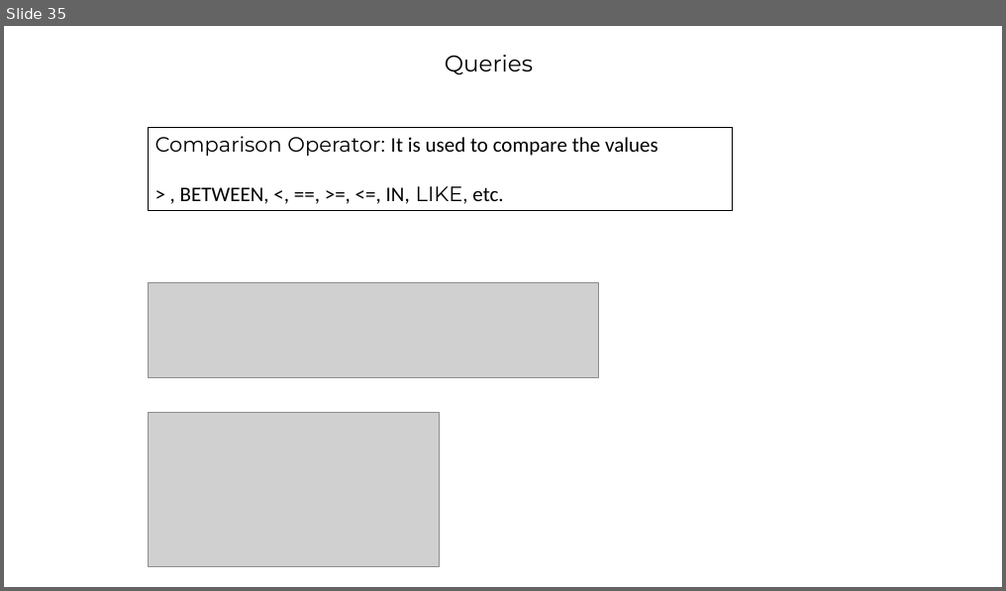
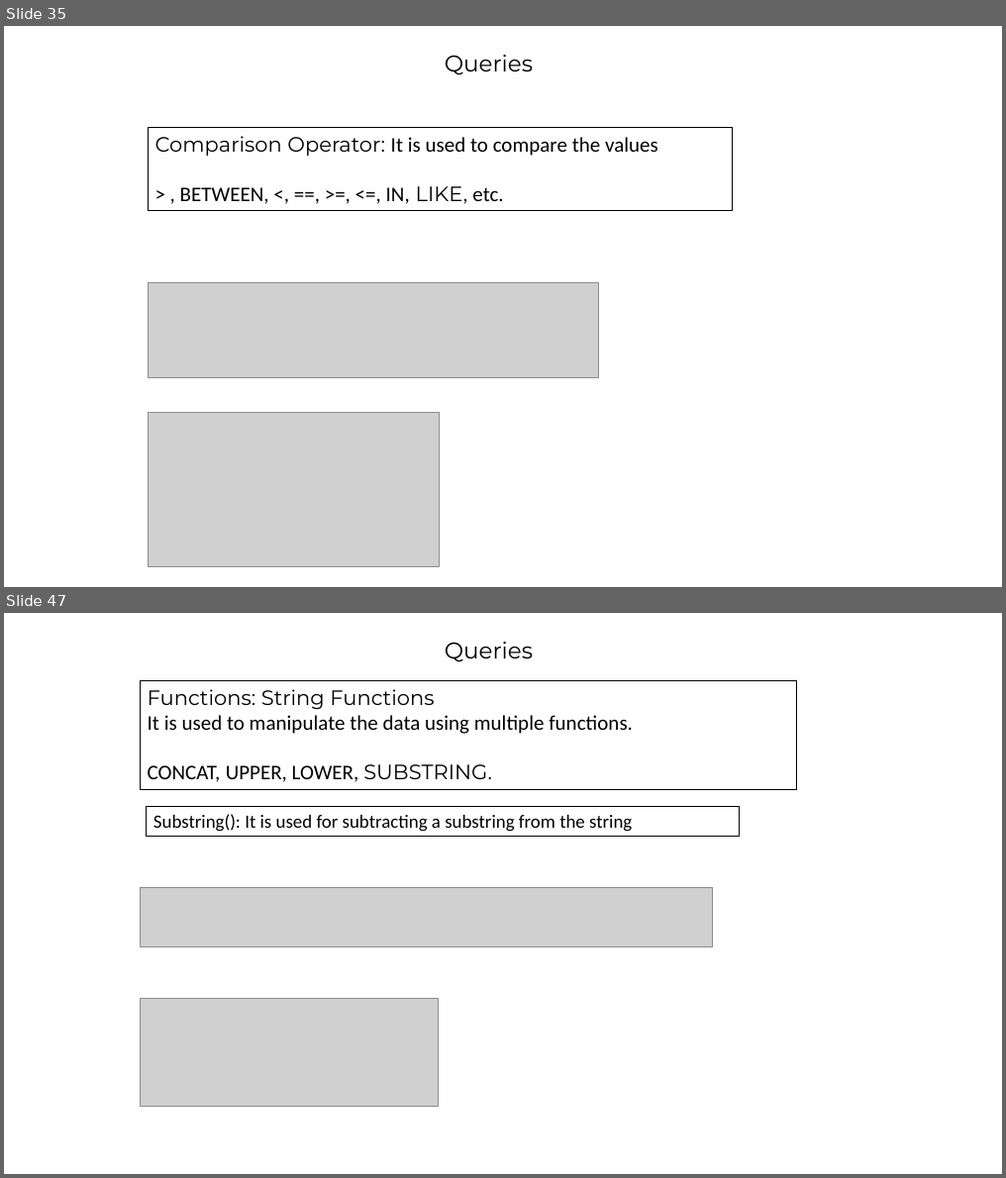
Before and after one commit to barrett28/1_IT-vedant, a slide deck: 4_sql/project''/hospital_management.pptx. Shown one above the other, each under a label of ours: slide 35 before the commit, slides 35 and 47 after it; the slides between them are not shown. The pictures are 1006x591 and 1006x1178 pixels, drawn with LibreOffice and Linux fonts; fonts in the diff are those of the drawing; grey boxes stand for pictures; background and template pictures are left out. Boxes give left, top, right and bottom in pixels: in the first picture for what was removed or moved away, otherwise in the second. Text is boxed around its words. In the diff, an @@ line names an element or a change of style, - is before the commit and + after.

```diff
--- a/4_sql/project''/hospital_management.pptx
+++ b/4_sql/project''/hospital_management.pptx
@@ slide 47 added at (4,613,1002,1174), background picture (left out) @@
@@ text added at (445,642,533,663), 22 pt, text #000000 @@
+Queries
@@ rectangle added at (141,681,798,789), outline #000000 0.75 pt, 20 pt, text #000000 @@
+Functions: String Functions
+It is used to manipulate the data using multiple functions.
+CONCAT, UPPER, LOWER, SUBSTRING.
@@ rectangle added at (147,806,740,836), outline #000000 0.75 pt, 18 pt, text #000000 @@
+Substring(): It is used for subtracting a substring from the string
@@ picture added at (141,888,713,948) @@
@@ picture added at (141,998,439,1106) @@
```
Also in this commit, not shown: 1 slide changed, 19 other slides added, 1 slide removed, 37 other files.
